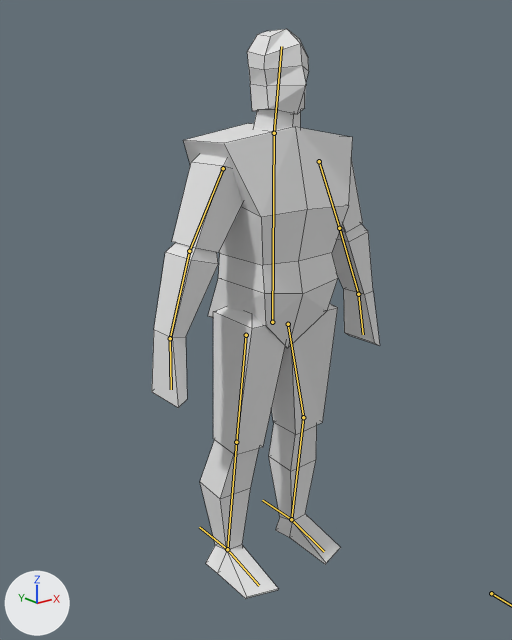
One commit to the Blender file SimpleHuman.blend: the scene before it, then after it.
Camera for both pictures: a 50 mm camera at (-2.67, -3.18, 2.98) aimed at (0.03, 0.21, 1.62). The lights are fixed; the arrows at lower left show +X, +Y and +Z. The bones that bend it are drawn over the model as lines. Mesh edges are drawn as thin lines.
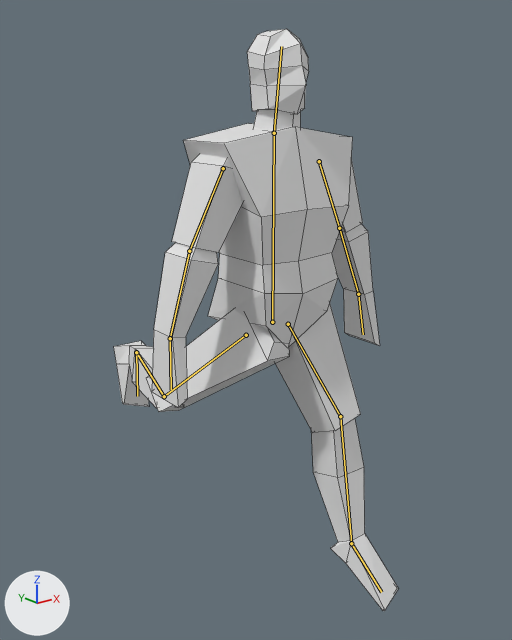
The newer file adds an action. The first version stands in its rest pose; the second is drawn at frame 1 of the action 'run_loop'.

Location of each change, [x1, y1, x2, y2] in pixels of the pictures (512 x 640 px):
'Cube', posed (25% wider): before [152, 29, 380, 599]; after [114, 29, 399, 611]

The change in detail:
Bone 'IKFootTarget.L' (bone_ikfoottarget_l) moves from (0.0, 0.0, 0.0) to (0.096, -0.477, -0.002).
Bone 'IKFootTarget.L' (bone_ikfoottarget_l) turns from (0, 0, 0) to (1, 0, 24) degrees about its own x, y and z.
Bone 'IKFootTarget.R' (bone_ikfoottarget_r) moves from (0.0, 0.0, 0.0) to (-0.884, 0.908, -0.019).
Bone 'IKFootTarget.R' (bone_ikfoottarget_r) turns from (0, 0, 0) to (1, 1, -76) degrees about its own x, y and z.
